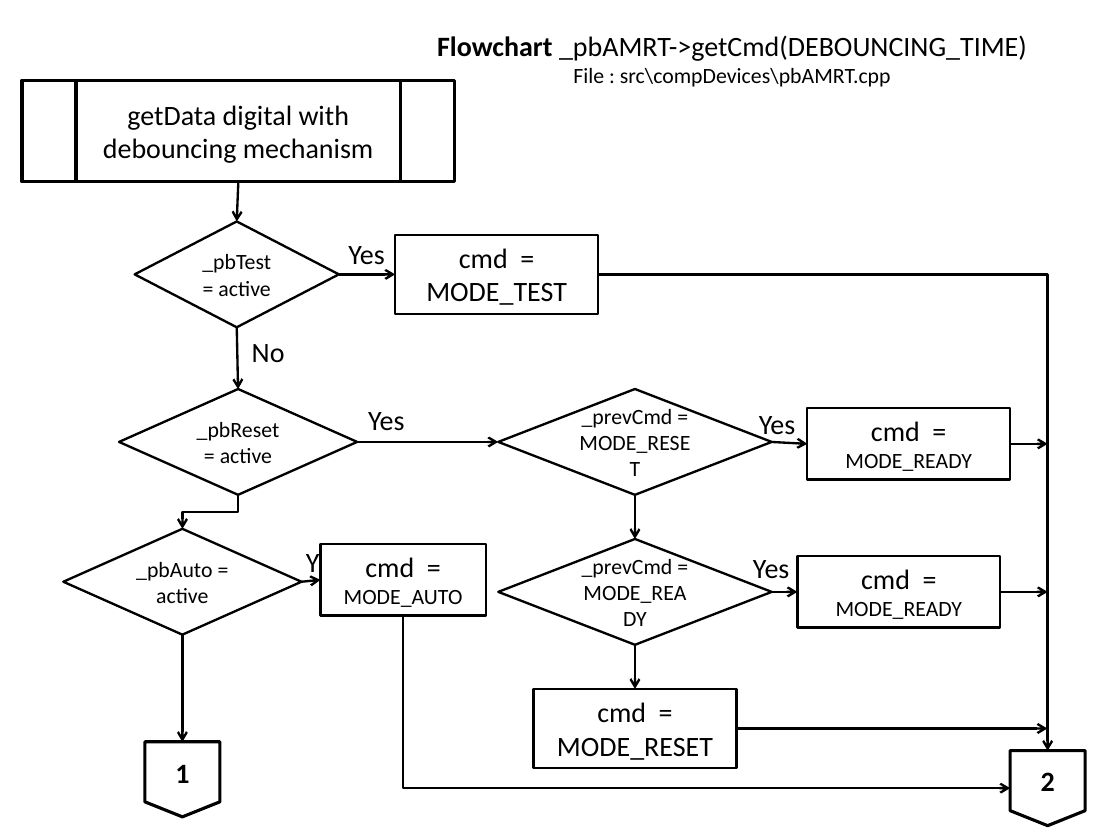
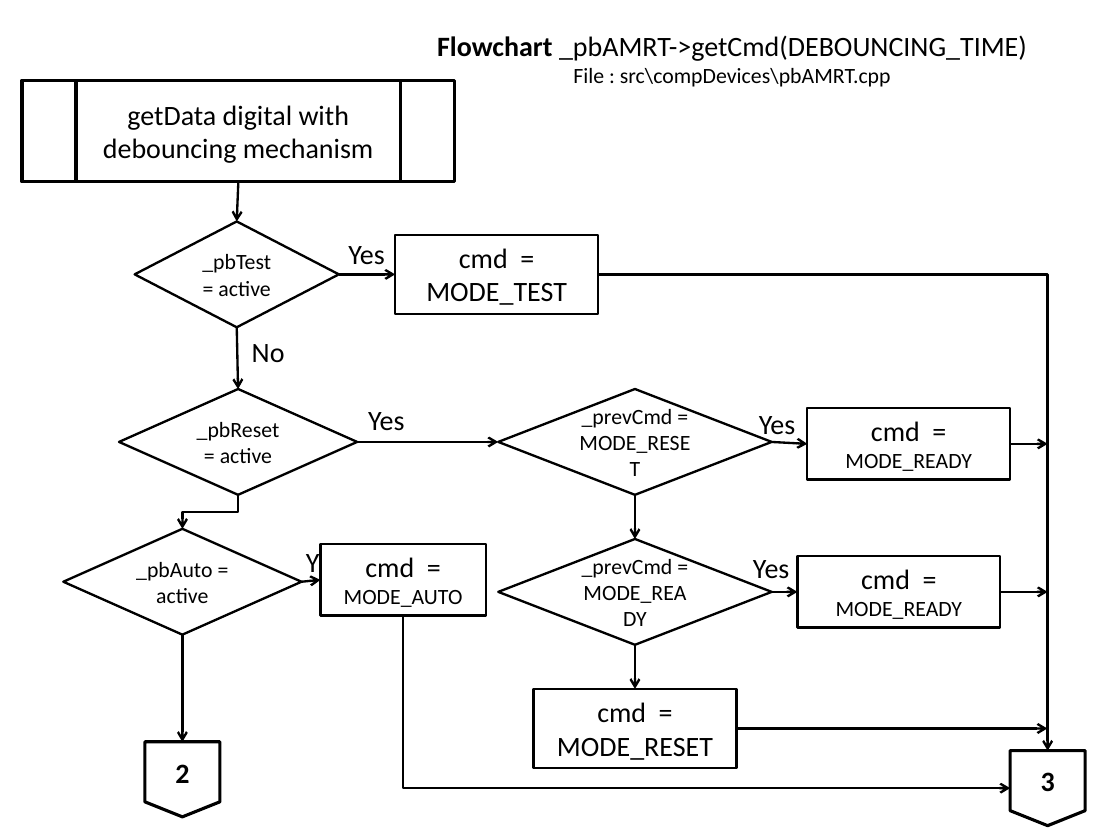
Before and after one commit to slametsampon/WFPS, a slide deck: slide 9 of resources/WFPS.pptx (slide 8 before the commit). Drawn at 1120x840 pixels with LibreOffice and Linux fonts; fonts in the diff are those of the drawing; background and template pictures are left out. Boxes give left, top, right and bottom in pixels: in the first picture for what was removed or moved away, otherwise in the second. Text is boxed around its words. In the diff, an @@ line names an element or a change of style, - is before the commit and + after.

```diff
--- a/resources/WFPS.pptx
+++ b/resources/WFPS.pptx
@@ text in flow chart offpage connector at bbox=[175, 764, 189, 783]: text changed @@
-1
+2
@@ text in flow chart offpage connector at bbox=[1041, 772, 1055, 792]: text changed @@
-2
+3
```
Also in this commit, not shown: 4 other slides changed, 1 slide added.
